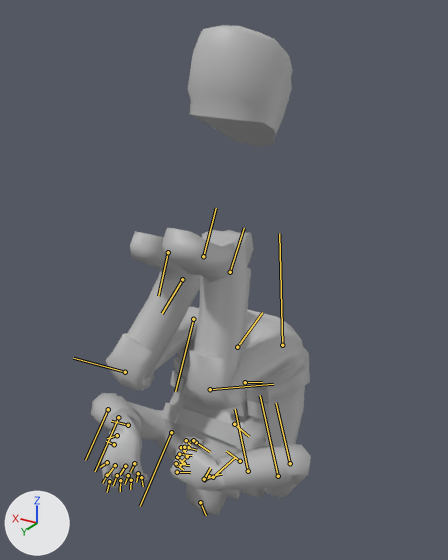
The FBX model Assets/DropZone/Characters/Squaddie/Squaddie_Moving.fbx as it was, and as the next commit left it.
Camera for both pictures: a camera (50 mm lens) standing at (-1.049, 1.473, 1.683) and looking at (0.071, -0.393, 0.75). Lighting does not change. The marker at lower left points along +X, +Y and +Z. Both versions are drawn at frame 117 of the action 'Dive'; the numbers are the values there. The bones that bend it are drawn over the model as lines.

The first picture shows 'Squaddie:Body', 'Squaddie:Head'.
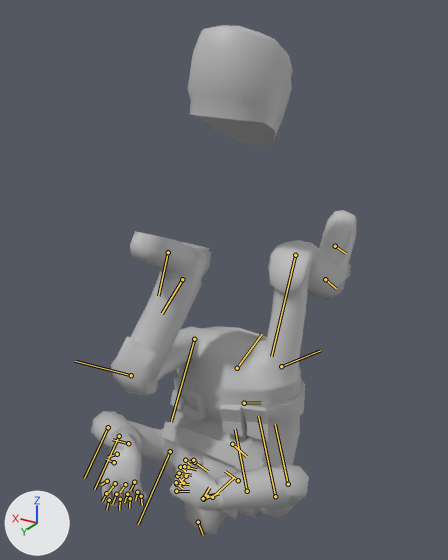
Boxes (x1, y1, x2, y2) around the edits, measured in the pictures (448 x 560 px):
```json
{"object": "Squaddie:Body", "change": "posed", "before": [91, 228, 311, 515], "after": [91, 210, 357, 534], "on screen": "21% wider, 13% taller"}
{"bone": "Squaddie:Hips_Skel", "before": "(237, 347) to (262, 312)", "after": "(237, 368) to (262, 334)"}
{"bone": "Squaddie:LeftUpperLeg_Skel", "before": "(193, 319) to (175, 391)", "after": "(194, 339) to (171, 422)"}
{"bone": "Squaddie:LeftLowerLeg_Skel", "before": "(125, 372) to (73, 358)", "after": "(131, 375) to (75, 361)"}
{"bone": "Squaddie:RightUpperLeg_Skel", "before": "(282, 345) to (279, 233)", "after": "(281, 366) to (320, 350)"}
{"bone": "Squaddie:RightLowerLeg_Skel", "before": "(210, 389) to (273, 384)", "after": "(295, 255) to (271, 356)"}
{"bone": "Squaddie:RightFoot_Skel", "before": "(230, 272) to (244, 228)", "after": "(325, 279) to (336, 288)"}
```

Edits to the scene script, one JSON object a line:
```json
{"block": "bone_squaddie_hips_skel", "where": "bone_squaddie_hips_skel = bpy.data.objects['Squaddie:Attach_RootMotion'].pose.bones['Squaddie:Hips_Skel']"}
{"op": "set", "path": "bone_squaddie_hips_skel.location", "old": "(0.0, -36.7, -55.8)", "new": "(0.0, -35.9, -65.1)"}
{"op": "set", "path": "bone_squaddie_hips_skel.rotation_quaternion", "old": "(0.117, 0.993, -0.008, 0.0)", "new": "(0.1, 0.995, -0.008, 0.0)", "note": "degrees (167, 0, -1) -> degrees (169, 0, -1)"}
{"block": "bone_squaddie_leftupperleg_skel", "where": "bone_squaddie_leftupperleg_skel = bpy.data.objects['Squaddie:Attach_RootMotion'].pose.bones['Squaddie:LeftUpperLeg_Skel']  # child of 'Squaddie:Hips_Skel'"}
{"op": "set", "path": "bone_squaddie_leftupperleg_skel.rotation_quaternion", "old": "(0.76, -0.633, -0.091, -0.117)", "new": "(0.815, -0.568, -0.079, -0.077)", "note": "degrees (-79, -17, -4) -> degrees (-70, -12, -2)"}
{"block": "bone_squaddie_leftlowerleg_skel", "where": "bone_squaddie_leftlowerleg_skel = bpy.data.objects['Squaddie:Attach_RootMotion'].pose.bones['Squaddie:LeftLowerLeg_Skel']  # child of 'Squaddie:LeftUpperLeg_Skel'"}
{"op": "set", "path": "bone_squaddie_leftlowerleg_skel.rotation_quaternion", "old": "(0.479, 0.878, 0.0, 0.0)", "new": "(0.573, 0.819, 0.0, 0.0)", "note": "degrees (123, 0, 0) -> degrees (110, 0, 0)"}
{"block": "bone_squaddie_leftfoot_skel", "where": "bone_squaddie_leftfoot_skel = bpy.data.objects['Squaddie:Attach_RootMotion'].pose.bones['Squaddie:LeftFoot_Skel']  # child of 'Squaddie:LeftLowerLeg_Skel'"}
{"op": "set", "path": "bone_squaddie_leftfoot_skel.rotation_quaternion", "old": "(0.988, -0.046, 0.13, 0.075)", "new": "(0.993, -0.038, 0.096, 0.056)", "note": "degrees (-4, 15, 8) -> degrees (-4, 11, 6)"}
{"block": "bone_squaddie_rightupperleg_skel", "where": "bone_squaddie_rightupperleg_skel = bpy.data.objects['Squaddie:Attach_RootMotion'].pose.bones['Squaddie:RightUpperLeg_Skel']  # child of 'Squaddie:Hips_Skel'"}
{"op": "set", "path": "bone_squaddie_rightupperleg_skel.rotation_quaternion", "old": "(0.805, -0.588, -0.076, -0.008)", "new": "(0.965, 0.261, -0.027, -0.02)", "note": "degrees (-73, -8, 4) -> degrees (30, -2, -3)"}
{"block": "bone_squaddie_rightlowerleg_skel", "where": "bone_squaddie_rightlowerleg_skel = bpy.data.objects['Squaddie:Attach_RootMotion'].pose.bones['Squaddie:RightLowerLeg_Skel']  # child of 'Squaddie:RightUpperLeg_Skel'"}
{"op": "set", "path": "bone_squaddie_rightlowerleg_skel.rotation_quaternion", "old": "(0.641, 0.768, 0.0, 0.0)", "new": "(0.668, 0.744, 0.0, 0.0)", "note": "degrees (100, 0, 0) -> degrees (96, 0, 0)"}
{"block": "bone_squaddie_rightfoot_skel", "where": "bone_squaddie_rightfoot_skel = bpy.data.objects['Squaddie:Attach_RootMotion'].pose.bones['Squaddie:RightFoot_Skel']  # child of 'Squaddie:RightLowerLeg_Skel'"}
{"op": "set", "path": "bone_squaddie_rightfoot_skel.rotation_quaternion", "old": "(0.994, -0.107, 0.008, 0.004)", "new": "(0.979, -0.203, 0.03, 0.011)", "note": "degrees (-12, 1, 0) -> degrees (-23, 4, 1)"}
```
